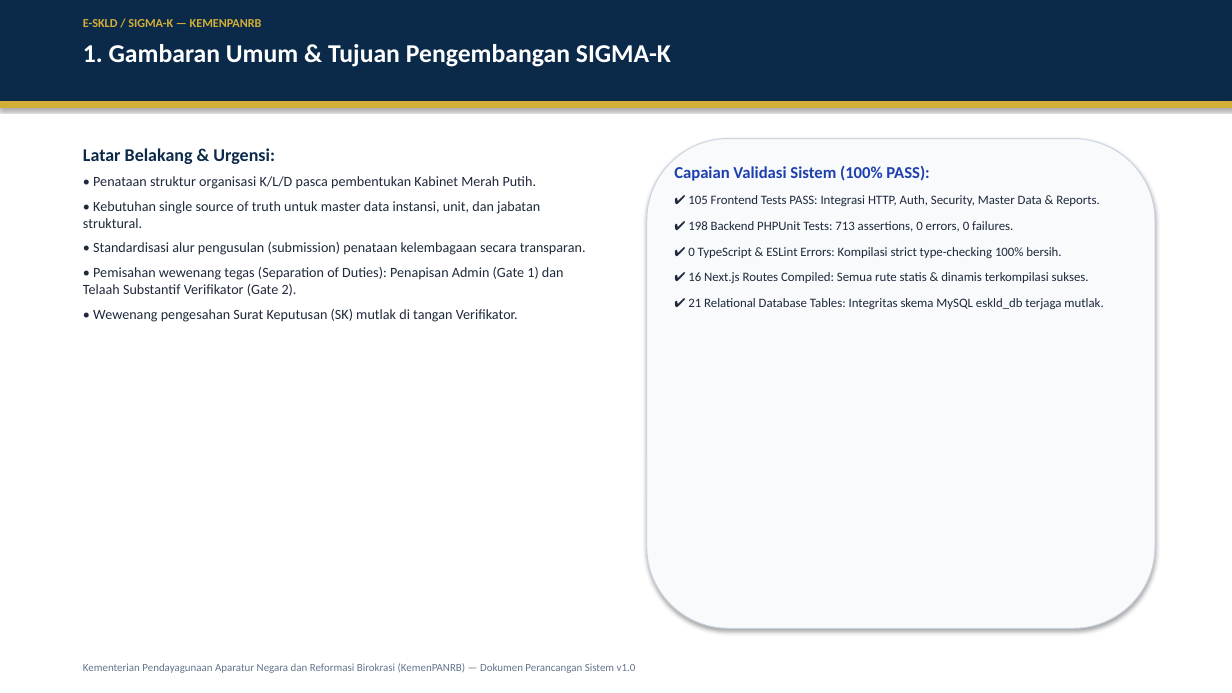
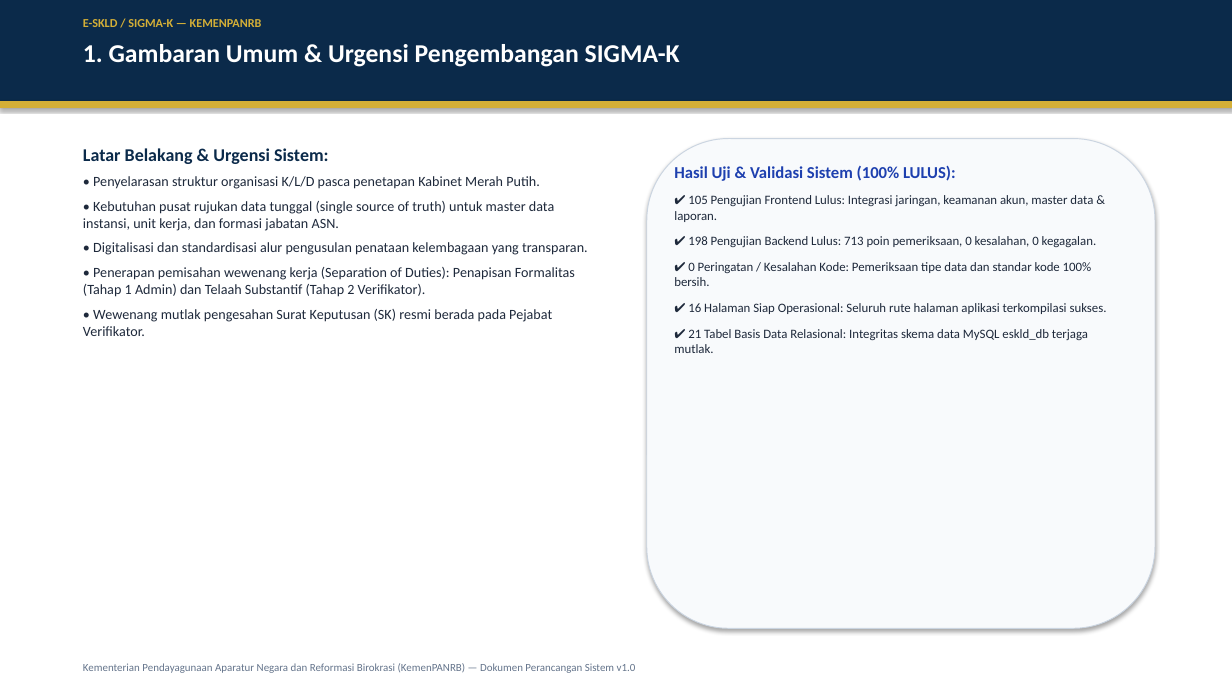
Before and after one commit to B3rlinSugi/Sigma-K, a slide deck: slide 2 of docs/PRESENTASI_PERANCANGAN_SIGMA-K_v1.0.pptx. Drawn at 1232x693 pixels with LibreOffice and Linux fonts; fonts in the diff are those of the drawing. Boxes give left, top, right and bottom in pixels: in the first picture for what was removed or moved away, otherwise in the second. Text is boxed around its words. In the diff, an @@ line names an element or a change of style, - is before the commit and + after.

```diff
--- a/docs/PRESENTASI_PERANCANGAN_SIGMA-K_v1.0.pptx
+++ b/docs/PRESENTASI_PERANCANGAN_SIGMA-K_v1.0.pptx
@@ text at [83,44,680,67]: text changed @@
-1. Gambaran Umum & Tujuan Pengembangan SIGMA-K
+1. Gambaran Umum & Urgensi Pengembangan SIGMA-K
@@ text at [83,148,588,336]: text changed @@
-Latar Belakang & Urgensi:
-• Penataan struktur organisasi K/L/D pasca pembentukan Kabinet Merah Putih.
-• Kebutuhan single source of truth untuk master data instansi, unit, dan jabatan struktural.
-• Standardisasi alur pengusulan (submission) penataan kelembagaan secara transparan.
-• Pemisahan wewenang tegas (Separation of Duties): Penapisan Admin (Gate 1) dan Telaah Substantif Verifikator (Gate 2).
-• Wewenang pengesahan Surat Keputusan (SK) mutlak di tangan Verifikator.
+Latar Belakang & Urgensi Sistem:
+• Penyelarasan struktur organisasi K/L/D pasca penetapan Kabinet Merah Putih.
+• Kebutuhan pusat rujukan data tunggal (single source of truth) untuk master data instansi, unit kerja, dan formasi jabatan ASN.
+• Digitalisasi dan standardisasi alur pengusulan penataan kelembagaan yang transparan.
+• Penerapan pemisahan wewenang kerja (Separation of Duties): Penapisan Formalitas (Tahap 1 Admin) dan Telaah Substantif (Tahap 2 Verifikator).
+• Wewenang mutlak pengesahan Surat Keputusan (SK) resmi berada pada Pejabat Verifikator.
@@ text at [674,166,1107,353]: text changed @@
-Capaian Validasi Sistem (100% PASS):
-✔ 105 Frontend Tests PASS: Integrasi HTTP, Auth, Security, Master Data & Reports.
-✔ 198 Backend PHPUnit Tests: 713 assertions, 0 errors, 0 failures.
-✔ 0 TypeScript & ESLint Errors: Kompilasi strict type-checking 100% bersih.
-✔ 16 Next.js Routes Compiled: Semua rute statis & dinamis terkompilasi sukses.
-✔ 21 Relational Database Tables: Integritas skema MySQL eskld_db terjaga mutlak.
+Hasil Uji & Validasi Sistem (100% LULUS):
+✔ 105 Pengujian Frontend Lulus: Integrasi jaringan, keamanan akun, master data & laporan.
+✔ 198 Pengujian Backend Lulus: 713 poin pemeriksaan, 0 kesalahan, 0 kegagalan.
+✔ 0 Peringatan / Kesalahan Kode: Pemeriksaan tipe data dan standar kode 100% bersih.
+✔ 16 Halaman Siap Operasional: Seluruh rute halaman aplikasi terkompilasi sukses.
+✔ 21 Tabel Basis Data Relasional: Integritas skema data MySQL eskld_db terjaga mutlak.
```
Also in this commit, not shown: 13 other slides changed, 24 other files.
